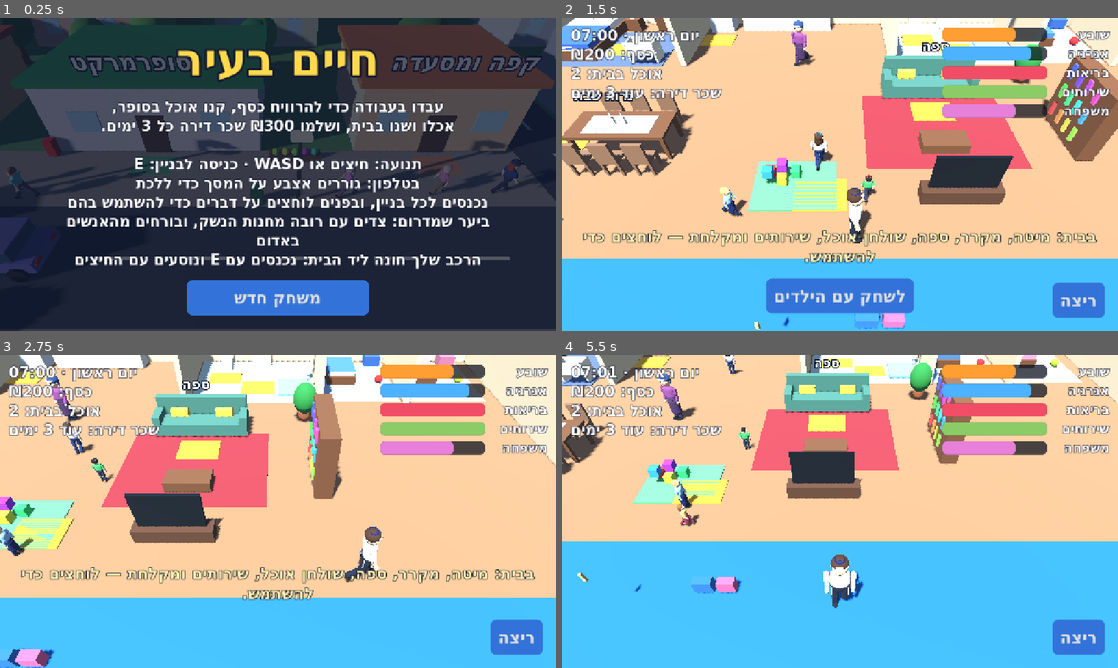
Above: before the commit, frames 1-4 (two rows, left to right).
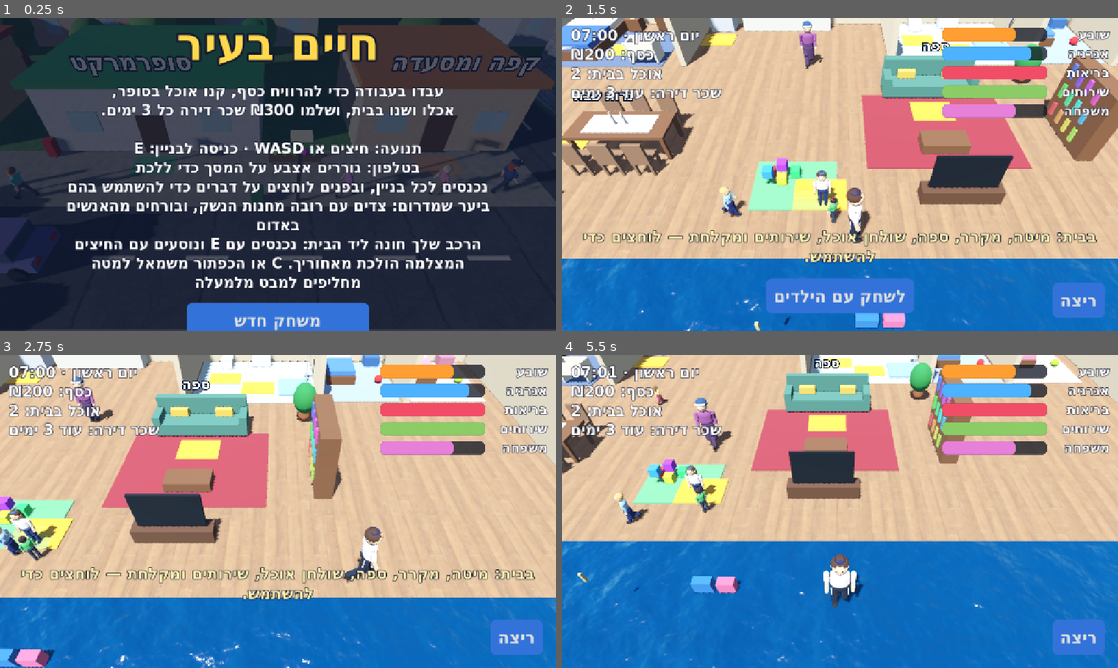
Above: after the commit, the same moments.

Repository: garyjoe/shneyor-games
Game: Godot game, scene res://main.tscn
The game is run twice, just before and just after one commit, with the same random seed, the same clock (stepped at 60 frames per second) and the same inputs.
Inputs (mouse positions are in pixels of both pictures, inside the frame that each line leads up to):
- Up to frame 1 (0.25 s): no input
- Up to frame 2 (1.5 s): tap Enter at 0.5 s; move the mouse to (962, 158) at 0.52 s; hold Right (ui_right) 0.53-1.25 s; tap C at 0.6 s; click (962, 158) at 0.67 s; tap Space at 0.77 s; drag from (728, 190) to (812, 237) at 1.27 s
- Up to frame 3 (2.75 s): move the mouse to (333, 442) at 2.02 s; hold Right (ui_right) from 2.03 s (still down); hold Shift from 2.03 s (still down); tap C at 2.3 s
- Up to frame 4 (5.5 s): release Right (ui_right) at 2.75 s; release Shift at 2.75 s; drag from (812, 574) to (673, 464) at 2.77 s; move the mouse to (1006, 558) at 3.52 s; hold Left (ui_left) 3.53-4.25 s; tap 1 at 3.6 s; tap Space at 3.77 s; tap C at 3.8, 5.3 s; drag from (673, 464) to (756, 433) at 4.27 s; move the mouse to (867, 511) at 5.02 s; hold Down (ui_down) from 5.03 s (still down); tap E at 5.1 s; click (867, 511) at 5.17 s

The runs differ from the first frame. In frame 1, 21% of the frame differs, in the area x 1-100%, y 0-100%; in frame 2, 45%; in frame 3, 50%; in frame 4, 61%, in the area x 0-100%, y 0-100%.

Commit message:
Life City: chase camera, real textures, water, fog, night lighting
Presentation pass. The camera now follows behind the player and the car
(C or the on-screen button switches back to the overhead view), with
movement relative to the camera. Ground, roads, pavements, sand, walls
and floors use CC0 Poly Haven textures mapped in world space. Adds an
animated water shader for the sea, lake and pond, distance fog, glow,
2x MSAA, street lamps that light the ground at night, car headlights,
footsteps, and distance culling for people.

Co-Authored-By: Claude Fable 5.2 <noreply@anthropic.com>
Claude-Session: https://claude.ai/code/session_01Dt6dxQhnMkF2JMR9WrQUqG

Diff:
--- a/games/life-city/main.gd
+++ b/games/life-city/main.gd
@@ -248,6 +248,18 @@
 var guitar_mesh: Node3D
 var audience: Array[Person] = []
 var edge_cool := 0.0
+var chase := true                  # camera behind the player outdoors; false = the old overhead view
+var cam_yaw := PI                  # which way the camera looks (PI = north, as the overhead view does)
+var cam_button: Button
+var tex_cache := {}
+var water_mat: ShaderMaterial
+var night_lights: Array[OmniLight3D] = []
+var headlight: SpotLight3D
+var light_tick := 0.0
+var step_t := 0.0
+const TEX_AVG := {"asphalt": Color(0.35, 0.35, 0.33), "brick": Color(0.42, 0.33, 0.3), "grass": Color(0.59, 0.52, 0.35),
+	"paving": Color(0.5, 0.42, 0.34), "plaster": Color(0.67, 0.64, 0.63), "roof": Color(0.35, 0.2, 0.11),
+	"sand": Color(0.51, 0.45, 0.36), "wood": Color(0.5, 0.38, 0.26)}
 var car_vel := Vector3.ZERO        # the car's real velocity; it can differ from where the nose points
 var car_damage := 0.0              # 0 = perfect, 100 = wrecked
 var crash_cool := 0.0
@@ -320,6 +332,7 @@
 	_build_hud()
 	_build_sounds()
 	_build_car_effects()
+	_build_lights()
 	get_window().size_changed.connect(_layout)
 	_layout()
 	_apply_daylight()
@@ -366,6 +379,7 @@
 	l.outline_size = 24
 	l.modulate = Color.WHITE
 	l.outline_modulate = Color(0.1, 0.1, 0.2)
+	l.billboard = BaseMaterial3D.BILLBOARD_FIXED_Y    # readable from every side, now that the camera turns
 	l.position = pos
 	add_child(l)
 
@@ -373,7 +387,7 @@
 func _building(key: String, title: String, x: float, w: float, h: float, wall: Color, roof: Color,
 		open_from: float, open_to: float, z: float = -10.0) -> void:
 	var depth := 8.0
-	_box(Vector3(w, h, depth), Vector3(x, h * 0.5, z), _mat(wall))
+	_box(Vector3(w, h, depth), Vector3(x, h * 0.5, z), _tex("brick" if key in ["work", "school", "build", "hall"] else "plaster", wall, 0.28))
 	_box(Vector3(w + 0.6, 0.4, depth + 0.6), Vector3(x, h + 0.2, z), _mat(roof))
 	_solid(Vector3(w, h, depth), Vector3(x, h * 0.5, z))
 	var front := z + depth * 0.5
@@ -428,17 +442,25 @@
 	env.sky = sky
 	env.ambient_light_source = Environment.AMBIENT_SOURCE_COLOR
 	env.tonemap_mode = Environment.TONE_MAPPER_FILMIC
+	env.glow_enabled = true
+	env.glow_intensity = 0.4
+	env.glow_bloom = 0.04
+	env.glow_hdr_threshold = 1.2
+	env.fog_enabled = true
+	env.fog_mode = Environment.FOG_MODE_DEPTH
+	env.fog_depth_begin = 80.0
+	env.fog_depth_end = 250.0
 	var we := WorldEnvironment.new()
 	we.environment = env
 	add_child(we)
 
 	sun = DirectionalLight3D.new()
 	sun.shadow_enabled = true
-	sun.directional_shadow_max_distance = 60.0
+	sun.directional_shadow_max_distance = 85.0
 	add_child(sun)
 
 	cam = Camera3D.new()
-	cam.far = 300.0
+	cam.far = 270.0
 	add_child(cam)
 	cam.make_current()
 
@@ -450,13 +472,13 @@
 	lamp_mat.emission = Color(1.0, 0.9, 0.6)
 
 	# Ground, road, pavements.
-	_box(Vector3(500, 1, 260), Vector3(20, -0.5, 35), _mat(Color(0.34, 0.56, 0.3)))
+	_box(Vector3(500, 1, 260), Vector3(20, -0.5, 35), _tex("grass", Color(0.3, 0.5, 0.24), 0.11))
 	_solid(Vector3(500, 1, 260), Vector3(20, -0.5, 35))
-	_box(Vector3(460, 0.04, 6), Vector3(20, 0.02, 1.5), _mat(Color(0.25, 0.26, 0.29)))
+	_box(Vector3(460, 0.04, 6), Vector3(20, 0.02, 1.5), _tex("asphalt", Color(0.26, 0.27, 0.29), 0.22))
 	var dash := _mat(Color(0.9, 0.9, 0.85))
 	for k in range(-51, 61):
 		_box(Vector3(1.8, 0.02, 0.2), Vector3(k * 4.0, 0.05, 1.5), dash)
-	var paving := _mat(Color(0.58, 0.56, 0.53))
+	var paving := _tex("paving", Color(0.56, 0.55, 0.53), 0.3)
 	_box(Vector3(460, 0.04, 4.5), Vector3(20, 0.015, -3.75), paving)
 	_box(Vector3(460, 0.04, 2.0), Vector3(20, 0.015, 5.5), paving)
 
@@ -477,7 +499,7 @@
 	pond.height = 0.06
 	var pond_mi := MeshInstance3D.new()
 	pond_mi.mesh = pond
-	pond_mi.material_override = _mat(Color(0.3, 0.6, 0.85))
+	pond_mi.material_override = _water()
 	pond_mi.position = Vector3(4, 0.03, 14)
 	add_child(pond_mi)
 	# The pond is real water: a stone bank around it, reeds, and no walking or driving in.
@@ -635,6 +657,7 @@
 		p.limbs.append(shoulder)
 		elbows.append(elbow)
 	p.joints = knees + elbows
+	_limit(p.root, 85.0)
 	if into == null:
 		var tall := rng.randf_range(0.93, 1.07)
 		p.root.scale = Vector3(tall * rng.randf_range(0.95, 1.08), tall, tall)
@@ -738,6 +761,7 @@
 	if elevation > -0.2 and elevation < 0.35:
 		horizon = horizon.lerp(Color(1.0, 0.6, 0.35), 0.6 * (1.0 - absf(elevation - 0.08) / 0.28))
 	sky_mat.sky_horizon_color = horizon
+	env.fog_light_color = horizon
 	sky_mat.ground_horizon_color = horizon
 	sky_mat.ground_bottom_color = night_top.lerp(Color(0.4, 0.5, 0.6), light)
 	env.ambient_light_color = Color(0.22, 0.26, 0.42).lerp(Color(0.4, 0.43, 0.48), light)
@@ -1141,7 +1165,8 @@
 	if driving:
 		_drive(input, delta)
 	else:
-		player.velocity = Vector3(input.x * speed, -4.0, input.y * speed)
+		var go := _stick_world(input)
+		player.velocity = Vector3(go.x * speed, -4.0, go.z * speed)
 		player.move_and_slide()
 	_update_traffic(delta)
 	if inside:
@@ -1160,7 +1185,14 @@
 		car.rotation = Vector3(0, car_heading, clampf(-side * 0.035, -0.22, 0.22))
 		_car_hits()
 	if input.length_squared() > 0.01:
-		me.root.rotation.y = lerp_angle(me.root.rotation.y, atan2(input.x, input.y), 12.0 * delta)
+		var facing := _stick_world(input)
+		me.root.rotation.y = lerp_angle(me.root.rotation.y, atan2(facing.x, facing.z), 12.0 * delta)
+		# Footsteps.
+		if not driving:
+			step_t -= delta * (1.7 if running else 1.0)
+			if step_t <= 0.0:
+				step_t = 0.36
+				_play("step")
 	_animate(me, input.length_squared() > 0.01, delta * (1.6 if running else 1.0))
 	reach = maxf(reach - delta, 0.0)
 	if reach > 0.0:
@@ -1203,21 +1235,57 @@
 func _process(delta: float) -> void:
 	var view := get_viewport().get_visible_rect().size
 	var portrait := view.y > view.x
-	cam.fov = 75.0 if portrait else 50.0
-	var want := player.position + Vector3(0, 1.0, -1.5)
-	if state == State.MENU:
-		want = Vector3(sin(Time.get_ticks_msec() * 0.0002) * 14.0, 1.0, -3.0)
-	cam_focus = cam_focus.lerp(want, 1.0 - exp(-5.0 * delta))
-	# North of the main street the camera looks down more steeply, so buildings do not hide you.
-	var outdoor := Vector3(0, 15.0, 16.0) if driving else Vector3(0, 11.5, 13.0)
-	if not inside and player.position.z < -6.0:
-		var steep := clampf((-6.0 - player.position.z) / 6.0, 0.0, 1.0)
-		outdoor = outdoor.lerp(Vector3(0, 19.0, 8.5) if driving else Vector3(0, 14.5, 6.0), steep)
-	cam_offset = cam_offset.lerp(Vector3(0, 7.0, 6.5) if inside else outdoor, 1.0 - exp(-4.0 * delta)) if not inside else Vector3(0, 7.0, 6.5)
 	shake = maxf(shake - delta * 2.2, 0.0)
-	cam.position = cam_focus + cam_offset + Vector3(rng.randf_range(-1, 1), rng.randf_range(-1, 1), rng.randf_range(-1, 1)) * shake
-	cam.look_at(cam_focus)
+	var jitter := Vector3(rng.randf_range(-1, 1), rng.randf_range(-1, 1), rng.randf_range(-1, 1)) * shake
+	if inside or state == State.MENU or not chase:
+		# Overhead view: indoors, on the menu, or when chosen.
+		cam.fov = 75.0 if portrait else 50.0
+		cam_yaw = PI
+		var want := player.position + Vector3(0, 1.0, -1.5)
+		if state == State.MENU:
+			want = Vector3(sin(Time.get_ticks_msec() * 0.0002) * 14.0, 1.0, -3.0)
+		cam_focus = cam_focus.lerp(want, 1.0 - exp(-5.0 * delta))
+		var outdoor := Vector3(0, 15.0, 16.0) if driving else Vector3(0, 11.5, 13.0)
+		if not inside and player.position.z < -6.0:
+			var steep := clampf((-6.0 - player.position.z) / 6.0, 0.0, 1.0)
+			outdoor = outdoor.lerp(Vector3(0, 19.0, 8.5) if driving else Vector3(0, 14.5, 6.0), steep)
+		cam_offset = cam_offset.lerp(outdoor, 1.0 - exp(-4.0 * delta)) if not inside else Vector3(0, 7.0, 6.5)
+		cam.position = cam_focus + cam_offset + jitter
+		cam.look_at(cam_focus)
+	else:
+		# Chase view: the camera sits behind you and swings round to follow where you are heading.
+		cam.fov = 82.0 if portrait else 64.0
+		var heading := car_heading if driving else me.root.rotation.y
+		var moving := car_vel.length() > 1.0 if driving else Vector2(player.velocity.x, player.velocity.z).length() > 0.5
+		if moving and absf(angle_difference(cam_yaw, heading)) < 2.2:
+			cam_yaw = lerp_angle(cam_yaw, heading, 1.0 - exp(-(2.4 if driving else 1.5) * delta))
+		var ahead := Vector3(sin(cam_yaw), 0, cos(cam_yaw))
+		cam_focus = cam_focus.lerp(player.position + Vector3(0, 1.5, 0), 1.0 - exp(-12.0 * delta))
+		var spot := cam_focus - ahead * (10.0 if driving else 5.8) + Vector3(0, 3.6 if driving else 2.3, 0)
+		# If a wall is in the way, bring the camera in front of it.
+		var ray := PhysicsRayQueryParameters3D.create(cam_focus, spot, 1, [player.get_rid()])
+		var wall := get_world_3d().direct_space_state.intersect_ray(ray)
+		if not wall.is_empty():
+			var hit: Vector3 = wall["position"]
+			spot = hit + (cam_focus - spot).normalized() * 0.4
+			spot.y = maxf(spot.y, cam_focus.y + 0.5)
+		cam.position = spot + jitter
+		cam.look_at(cam_focus + ahead * 3.0)
 	pad.queue_redraw()
+
+
+## Turn a stick or arrow-key direction into a direction in the world, relative to where the camera looks.
+func _stick_world(input: Vector2) -> Vector3:
+	var yaw := cam_yaw if (chase and not inside) else PI
+	var ahead := Vector3(sin(yaw), 0, cos(yaw))
+	var right := Vector3(-ahead.z, 0, ahead.x)
+	return ahead * -input.y + right * input.x
+
+
+func _toggle_camera() -> void:
+	chase = not chase
+	cam_yaw = PI
+	cam_button.text = _h("מצלמה: מאחור" if chase else "מצלמה: מלמעלה")
 
 
 func _unhandled_input(e: InputEvent) -> void:
@@ -1255,6 +1323,8 @@
 				_close_panel()
 			elif key >= KEY_1 and key <= KEY_9 and key - KEY_1 < actions.size():
 				actions[key - KEY_1].call()
+		elif key == KEY_C:
+			_toggle_camera()
 		elif key in [KEY_E, KEY_ENTER, KEY_SPACE]:
 			_use()
 
@@ -1399,6 +1469,7 @@
 		"נכנסים לכל בניין, ובפנים לוחצים על דברים כדי להשתמש בהם",
 		"ביער שמדרום: צדים עם רובה מחנות הנשק, ובורחים מהאנשים באדום",
 		"הרכב שלך חונה ליד הבית: נכנסים עם E ונוסעים עם החיצים",
+		"המצלמה הולכת מאחוריך. C או הכפתור משמאל למטה מחליפים למבט מלמעלה",
 	]), buttons)
 
 
@@ -1551,6 +1622,15 @@
 		run_button.text = _h("ריצה ✓" if on else "ריצה"))
 	hud.add_child(run_button)
 
+	cam_button = Button.new()
+	cam_button.focus_mode = Control.FOCUS_NONE
+	cam_button.text = _h("מצלמה: מאחור")
+	cam_button.add_theme_font_size_override("font_size", 26)
+	cam_button.set_anchors_and_offsets_preset(Control.PRESET_BOTTOM_LEFT, Control.PRESET_MODE_MINSIZE, 30)
+	cam_button.grow_vertical = Control.GROW_DIRECTION_BEGIN
+	cam_button.pressed.connect(_toggle_camera)
+	hud.add_child(cam_button)
+
 	var center := CenterContainer.new()
 	center.set_anchors_preset(Control.PRESET_FULL_RECT)
 	center.mouse_filter = Control.MOUSE_FILTER_IGNORE
@@ -1621,6 +1701,7 @@
 
 func _update_hud() -> void:
 	run_button.visible = state == State.PLAY and not driving and open_place == null and not busy
+	cam_button.visible = state == State.PLAY and not inside and open_place == null and not busy
 	var playing := state == State.PLAY
 	info_label.visible = playing
 	stats_box.visible = playing
@@ -1716,6 +1797,7 @@
 		"thump": _tone(95, 45, 0.22, 0.7, 0.55),
 		"skid": _tone(950, 700, 0.35, 0.22, 0.9),
 		"honk": _tone(430, 430, 0.4, 0.35),
+		"step": _tone(160, 90, 0.06, 0.13, 0.8),
 	}
 	for key: String in defs:
 		var p := AudioStreamPlayer.new()
@@ -2619,7 +2701,7 @@
 
 func _drive(input: Vector2, delta: float) -> void:
 	crash_cool = maxf(crash_cool - delta, 0.0)
-	var want := Vector3(input.x, 0, input.y)
+	var want := _stick_world(input)
 	if _is_shabbat():
 		want = Vector3.ZERO              # the car stays parked until Shabbat is over
 	var top := float(CARS[car_model]["top"]) * (1.0 - minf(car_damage, 100.0) / 160.0)
@@ -2840,8 +2922,9 @@
 
 
 func _lamp_post(pos: Vector3, reach: float) -> void:
-	_prop(pos, Vector3(0.3, 4.3, 0.3), 45.0, [[Vector3(0.18, 4.2, 0.18), Vector3(0, 2.1, 0), _mat(Color(0.2, 0.2, 0.22))],
+	var post := _prop(pos, Vector3(0.3, 4.3, 0.3), 45.0, [[Vector3(0.18, 4.2, 0.18), Vector3(0, 2.1, 0), _mat(Color(0.2, 0.2, 0.22))],
 		[Vector3(0.9, 0.25, 0.5), Vector3(0, 4.2, reach), lamp_mat]])
+	post.set_meta("lamp", true)
 
 
 func _knock_prop(body: RigidBody3D, dir: Vector3, impact: float) -> void:
@@ -3003,7 +3086,7 @@
 	var half: Vector2 = ROOMS[key]["half"]
 	var w := half.x * 2.0 + 2.0
 	var d := half.y * 2.0 + 2.0
-	_box(Vector3(w, 1, d), o + Vector3(0, -0.5, 0), _mat(floor_color))
+	_box(Vector3(w, 1, d), o + Vector3(0, -0.5, 0), _tex("wood", floor_color, 0.3))
 	_solid(Vector3(w, 1, d), o + Vector3(0, -0.5, 0))
 	var wall := _mat(wall_color)
 	_box(Vector3(w, 4.5, 0.5), o + Vector3(0, 2.25, -half.y - 0.75), wall)
@@ -3453,7 +3536,7 @@
 
 ## An apartment block with rows of windows. Only scenery.
 func _block(pos: Vector3, size: Vector3, color: Color) -> void:
-	_box(size, pos + Vector3(0, size.y * 0.5, 0), _mat(color))
+	_box(size, pos + Vector3(0, size.y * 0.5, 0), _tex("plaster" if int(pos.x) % 3 != 0 else "brick", color, 0.22))
 	_solid(size, pos + Vector3(0, size.y * 0.5, 0))
 	_box(Vector3(size.x + 0.4, 0.3, size.z + 0.4), pos + Vector3(0, size.y + 0.15, 0), _mat(color.darkened(0.3)))
 	var floors := int(size.y / 3.0)
@@ -3915,6 +3998,7 @@
 		_toast("היום יום שישי. שבת נכנסת ב-18:00: קנו חלה ומיץ ענבים, והדליקו נרות בבית.")
 	_watch_school()
 	_watch_duty()
+	_update_lights(get_process_delta_time())
 	if bladder >= 85.0 and not bladder_warned:
 		bladder_warned = true
 		_toast("צריך ללכת לשירותים! יש בבית, ויש שירותים ציבוריים בפארק.")
@@ -4262,7 +4346,7 @@
 
 func _build_school() -> void:
 	var at := Vector3(126, 0, -10)
-	_box(Vector3(15, 6.4, 8), at + Vector3(0, 3.2, 0), _mat(Color(0.93, 0.85, 0.6)))
+	_box(Vector3(15, 6.4, 8), at + Vector3(0, 3.2, 0), _tex("brick", Color(0.8, 0.62, 0.45), 0.28))
 	_box(Vector3(15.6, 0.4, 8.6), at + Vector3(0, 6.6, 0), _mat(Color(0.25, 0.4, 0.65)))
 	_solid(Vector3(15, 6.4, 8), at + Vector3(0, 3.2, 0))
 	_box(Vector3(2.2, 2.6, 0.12), at + Vector3(0, 1.3, 4.05), _mat(Color(0.25, 0.4, 0.65)))
@@ -4438,7 +4522,7 @@
 
 func _build_playground() -> void:
 	var at := PLAYGROUND
-	_box(Vector3(14, 0.04, 10), at + Vector3(0, 0.02, 0), _mat(Color(0.86, 0.76, 0.52)))          # sand
+	_box(Vector3(14, 0.04, 10), at + Vector3(0, 0.02, 0), _tex("sand", Color(0.62, 0.54, 0.38), 0.2))          # sand
 	_sign("גינת משחקים", at + Vector3(0, 3.4, -5.4), 80)
 	for sx: float in [-3.0, 3.0]:
 		_box(Vector3(0.15, 3.0, 0.15), at + Vector3(sx, 1.5, -5.4), _mat(Color(0.2, 0.2, 0.22)))
@@ -4561,7 +4645,7 @@
 	water.height = 0.06
 	var lake := MeshInstance3D.new()
 	lake.mesh = water
-	lake.material_override = _mat(Color(0.25, 0.55, 0.85))
+	lake.material_override = _water()
 	lake.position = LAKE + Vector3(0, 0.04, 6)
 	add_child(lake)
 	var shore := StaticBody3D.new()
@@ -4573,7 +4657,7 @@
 	shore.add_child(shore_shape)
 	shore.position = LAKE + Vector3(0, 1.5, 6)
 	add_child(shore)
-	_box(Vector3(26, 0.04, 9), LAKE + Vector3(0, 0.02, -8.5), _mat(Color(0.93, 0.85, 0.6)))        # sand
+	_box(Vector3(26, 0.04, 9), LAKE + Vector3(0, 0.02, -8.5), _tex("sand", Color(0.64, 0.57, 0.42), 0.14))        # sand
 	_box(Vector3(1.6, 0.25, 9.0), LAKE + Vector3(6, 0.35, -1.0), _mat(Color(0.5, 0.35, 0.2)))      # pier
 	for k in 4:
 		_box(Vector3(0.2, 0.9, 0.2), LAKE + Vector3(6 + (0.7 if k % 2 == 0 else -0.7), 0.3, -4.5 + (k / 2) * 6.5), _mat(Color(0.4, 0.28, 0.16)))
@@ -4773,8 +4857,8 @@
 
 
 func _build_north() -> void:
-	var asphalt := _mat(Color(0.25, 0.26, 0.29))
-	var paving := _mat(Color(0.58, 0.56, 0.53))
+	var asphalt := _tex("asphalt", Color(0.26, 0.27, 0.29), 0.22)
+	var paving := _tex("paving", Color(0.56, 0.55, 0.53), 0.3)
 	var white := _mat(Color(0.9, 0.9, 0.85))
 	var span := EAST - WEST + 6.0
 	var mid := (EAST + WEST) * 0.5
@@ -4821,8 +4905,8 @@
 		count += 1
 
 	# The sea: a long sandy beach, and water to the horizon.
-	_box(Vector3(span, 0.04, 11.0), Vector3(mid, 0.02, SEA_Z - 5.0), _mat(Color(0.78, 0.7, 0.48)))
-	_box(Vector3(span + 200.0, 0.06, 120.0), Vector3(mid, 0.03, SEA_Z - 70.0), _mat(Color(0.15, 0.45, 0.8)))
+	_box(Vector3(span, 0.04, 11.0), Vector3(mid, 0.02, SEA_Z - 5.0), _tex("sand", Color(0.62, 0.55, 0.4), 0.14))
+	_box(Vector3(span + 200.0, 0.06, 120.0), Vector3(mid, 0.03, SEA_Z - 70.0), _water())
 	_box(Vector3(span, 0.07, 1.2), Vector3(mid, 0.035, SEA_Z - 10.4), _mat(Color(0.85, 0.95, 1.0)))       # surf
 	for k in 14:
 		var px := Vector3(WEST + 14.0 + k * 24.0, 0, SEA_Z - 4.0 - (k % 2) * 2.0)
@@ -4994,3 +5078,127 @@
 	_play("pay")
 	_toast("עצרת איש רע! הניידת לקחה אותו, והרווחת ₪90.")
 	_update_hud()
+
+
+# ------------------------------------------------ materials and lighting ----
+
+## A photographed surface (colour and normal map), tinted to the colour you ask for.
+## It is mapped in world space, so it tiles across any box without stretching. Static things only.
+func _tex(kind: String, want: Color, tile: float) -> StandardMaterial3D:
+	var key := "%s|%s|%s" % [kind, want.to_html(false), tile]
+	if tex_cache.has(key):
+		return tex_cache[key]
+	var m := StandardMaterial3D.new()
+	var avg: Color = TEX_AVG[kind]
+	m.albedo_color = Color(minf(want.r / avg.r, 2.6), minf(want.g / avg.g, 2.6), minf(want.b / avg.b, 2.6))
+	m.albedo_texture = load("res://tex/%s_d.jpg" % kind)
+	m.normal_enabled = true
+	m.normal_texture = load("res://tex/%s_n.jpg" % kind)
+	m.normal_scale = 0.9
+	m.roughness = 0.9
+	m.uv1_triplanar = true
+	m.uv1_world_triplanar = true
+	m.uv1_scale = Vector3(tile, tile, tile)
+	tex_cache[key] = m
+	return m
+
+
+## Moving water: two layers of ripples sliding over each other, brighter where you look across it.
+func _water() -> ShaderMaterial:
+	if water_mat != null:
+		return water_mat
+	var noise := FastNoiseLite.new()
+	noise.frequency = 0.02
+	var ripples := NoiseTexture2D.new()
+	ripples.width = 256
+	ripples.height = 256
+	ripples.seamless = true
+	ripples.as_normal_map = true
+	ripples.bump_strength = 6.0
+	ripples.noise = noise
+	var shader := Shader.new()
+	shader.code = """
+shader_type spatial;
+uniform sampler2D ripples : hint_normal, repeat_enable, filter_linear_mipmap;
+uniform vec3 deep : source_color = vec3(0.04, 0.22, 0.42);
+uniform vec3 shallow : source_color = vec3(0.12, 0.42, 0.58);
+varying vec3 world_pos;
+void vertex() {
+	world_pos = (MODEL_MATRIX * vec4(VERTEX, 1.0)).xyz;
+}
+void fragment() {
+	vec2 uv = world_pos.xz * 0.07;
+	vec3 a = texture(ripples, uv + TIME * vec2(0.021, 0.013)).rgb;
+	vec3 b = texture(ripples, uv * 1.9 - TIME * vec2(0.017, 0.024)).rgb;
+	NORMAL_MAP = mix(a, b, 0.5);
+	NORMAL_MAP_DEPTH = 1.4;
+	float glance = pow(1.0 - clamp(dot(NORMAL, VIEW), 0.0, 1.0), 4.0);
+	ALBEDO = mix(deep, shallow, clamp(glance + (a.r - 0.5) * 0.6, 0.0, 1.0));
+	ROUGHNESS = 0.18;
+	SPECULAR = 0.4;
+}
+"""
+	water_mat = ShaderMaterial.new()
+	water_mat.shader = shader
+	water_mat.set_shader_parameter("ripples", ripples)
+	return water_mat
+
+
+## Do not draw small things that are far away.
+func _limit(node: Node, far: float) -> void:
+	var g := node as GeometryInstance3D
+	if g != null:
+		g.visibility_range_end = far
+		g.visibility_range_end_margin = 6.0
+	for child in node.get_children():
+		_limit(child, far)
+
+
+func _build_lights() -> void:
+	for k in 6:
+		var lamp := OmniLight3D.new()
+		lamp.omni_range = 16.0
+		lamp.light_color = Color(1.0, 0.86, 0.6)
+		lamp.light_energy = 0.0
+		lamp.visible = false
+		add_child(lamp)
+		night_lights.append(lamp)
+	headlight = SpotLight3D.new()
+	headlight.spot_range = 34.0
+	headlight.spot_angle = 40.0
+	headlight.light_energy = 9.0
+	headlight.light_color = Color(1.0, 0.96, 0.85)
+	headlight.visible = false
+	add_child(headlight)
+
+
+## At night the street lamps nearest to you really light the ground, and the car has headlights.
+func _update_lights(delta: float) -> void:
+	var dark := clampf(1.0 - clampf(sin((clock - 6.0) / 12.0 * PI) * 2.5 + 0.25, 0.0, 1.0), 0.0, 1.0)
+	if inside:
+		dark = 0.0
+	headlight.visible = driving and dark > 0.3
+	if headlight.visible:
+		var nose := Vector3(sin(car_heading), 0, cos(car_heading))
+		headlight.position = player.position + nose * 2.0 + Vector3(0, 1.1, 0)
+		headlight.look_at(headlight.position + nose * 10.0 + Vector3(0, -2.2, 0))
+	light_tick -= delta
+	if light_tick > 0.0:
+		return
+	light_tick = 0.5
+	if dark <= 0.25:
+		for lamp in night_lights:
+			lamp.visible = false
+		return
+	var near_lamps: Array = []
+	for body in props:
+		if body.freeze and body.has_meta("lamp"):
+			near_lamps.append([body.global_position.distance_to(player.position), body.global_position])
+	near_lamps.sort()
+	for k in night_lights.size():
+		var lamp := night_lights[k]
+		lamp.visible = k < near_lamps.size()
+		if lamp.visible:
+			var at: Vector3 = near_lamps[k][1]
+			lamp.position = at + Vector3(0, 3.9, 0)
+			lamp.light_energy = dark * 2.4
--- a/games/life-city/project.godot
+++ b/games/life-city/project.godot
@@ -23,6 +23,7 @@
 
 renderer/rendering_method="gl_compatibility"
 renderer/rendering_method.mobile="gl_compatibility"
+anti_aliasing/quality/msaa_3d=1
 
 [physics]
 
Not shown, added: games/life-city/tex/LICENSE.txt
Binary file added: games/life-city/tex/asphalt_d.jpg
Not shown, added: games/life-city/tex/asphalt_d.jpg.import
Binary file added: games/life-city/tex/asphalt_n.jpg
Not shown, added: games/life-city/tex/asphalt_n.jpg.import
Binary file added: games/life-city/tex/brick_d.jpg
Not shown, added: games/life-city/tex/brick_d.jpg.import
Binary file added: games/life-city/tex/brick_n.jpg
Not shown, added: games/life-city/tex/brick_n.jpg.import
Binary file added: games/life-city/tex/grass_d.jpg
Not shown, added: games/life-city/tex/grass_d.jpg.import
Binary file added: games/life-city/tex/grass_n.jpg
(and 21 more such lines)
